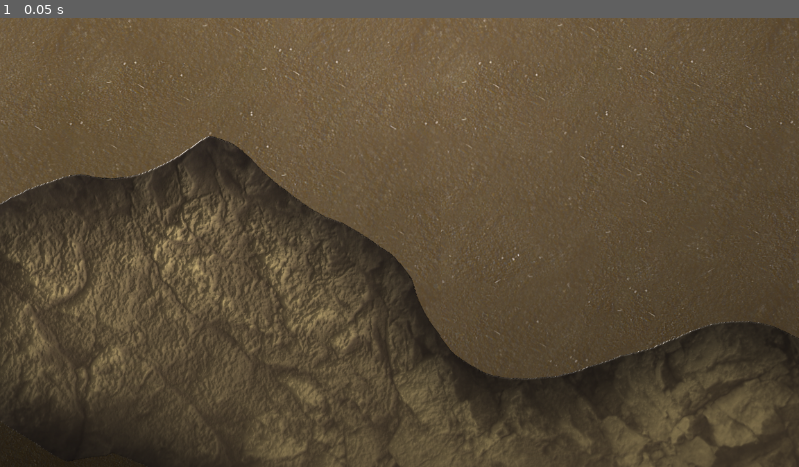
Above: before the commit, frame 1.
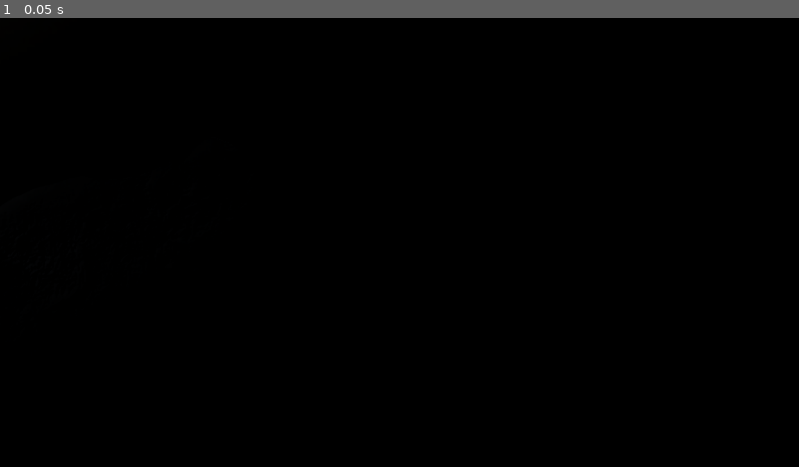
Above: after the commit, the same moment.

Repository: sageofthesevenseas/GDWJ82-Unseen
Game: Godot game, scene res://EnvTextures/TestScenery.tscn
The game is run twice, just before and just after one commit, with the same random seed, the same clock (stepped at 60 frames per second) and the same inputs. The project has no main scene, so this scene is started directly.
Inputs:
- Up to frame 1 (0.05 s): no input

The runs differ from the first frame. In frame 1, 100% of the frame differs, in the area x 0-100%, y 0-100%.

Commit message:
Lighting and Environment Changes
Changed Rock Texture
Changed Background Texture
Implemented Main Lighting Scene

Diff:
--- a/00_Scenes/StaticObjects/rock02.tscn
+++ b/00_Scenes/StaticObjects/rock02.tscn
@@ -1,19 +1,21 @@
 [gd_scene load_steps=5 format=3 uid="uid://bxfw4dap4a6ha"]
 
-[ext_resource type="Texture2D" uid="uid://b1ffe00gll3s6" path="res://EnvTextures/rock02.png" id="1_jy2i7"]
+[ext_resource type="Texture2D" uid="uid://bp03r4q5hrpro" path="res://EnvTextures/rock02a.png" id="1_jy2i7"]
 [ext_resource type="Texture2D" uid="uid://bcbd41se0rkam" path="res://EnvTextures/rock02_NM.png" id="2_u0h7v"]
 
-[sub_resource type="CanvasTexture" id="CanvasTexture_s7pyc"]
+[sub_resource type="CanvasTexture" id="CanvasTexture_u0h7v"]
 diffuse_texture = ExtResource("1_jy2i7")
 normal_texture = ExtResource("2_u0h7v")
 
 [sub_resource type="OccluderPolygon2D" id="OccluderPolygon2D_jy2i7"]
-polygon = PackedVector2Array(105, -31, 115, -27, 158, -14, 194, 3, 255, 18, 292, 30, 327, 52, 346, 69, 359, 86, 370, 106, 382, 130, 392, 144, 409, 163, 430, 180, 448, 191, 473, 204, 491, 211, 506, 215, 519, 218, 528, 225, 537, 237, 545, 250, 550, 264, 552, 281, 554, 299 …(1629 unchanged characters)…
+polygon = PackedVector2Array(105, -31, 117, -28, 158, -14, 195, 2, 254, 17, 264, 19, 288, 27, 308, 38, 328, 51, 337, 59, 346, 69, 359, 86, 370, 106, 382, 130, 392, 144, 411, 162, 430, 179, 449, 190, 474, 204, 491, 210, 506, 214, 521, 217, 528, 224, 538, 236, 545, 250, 550, 264, 552, 281, 554, 299 …(1629 unchanged characters)…
 
 [node name="Rock02" type="Node2D"]
 
 [node name="Texture" type="Sprite2D" parent="."]
-texture = SubResource("CanvasTexture_s7pyc")
+light_mask = 2
+visibility_layer = 2
+texture = SubResource("CanvasTexture_u0h7v")
 
 [node name="StaticBody2D" type="StaticBody2D" parent="Texture"]
 
--- a/EnvTextures/TestScenery.tscn
+++ b/EnvTextures/TestScenery.tscn
@@ -1,7 +1,6 @@
-[gd_scene load_steps=10 format=3 uid="uid://b66d1l1857x3g"]
-
-[ext_resource type="PackedScene" uid="uid://c0ql3ift72m6o" path="res://VFX/VFX_Sprites/backgroundTexture01.tscn" id="1_70k2p"]
-[ext_resource type="Texture2D" uid="uid://k00sde5uick7" path="res://VFX/VFX_Sprites/light00.png" id="2_1vqgh"]
+[gd_scene load_steps=9 format=3 uid="uid://b66d1l1857x3g"]
+
+[ext_resource type="PackedScene" uid="uid://dtixa5vp1ijuq" path="res://VFX/Lighting/main_light.tscn" id="1_chrnd"]
 [ext_resource type="PackedScene" uid="uid://bxfw4dap4a6ha" path="res://00_Scenes/StaticObjects/rock02.tscn" id="3_3tj0l"]
 [ext_resource type="Texture2D" uid="uid://i6ehfnl2as6i" path="res://EnvTextures/floor.png" id="4_1vqgh"]
 [ext_resource type="PackedScene" uid="uid://ccrokse2n0guf" path="res://VFX/VFX_Sprites/background_overlay.tscn" id="4_70k2p"]
@@ -1048,44 +1047,10 @@
 [node name="TestScenery" type="Node2D"]
 
 [node name="CanvasModulate" type="CanvasModulate" parent="."]
-visible = false
-position = Vector2(-523, -1406)
 color = Color(0, 0, 0, 1)
 
-[node name="Background" type="Node" parent="."]
-
-[node name="BackgroundTexture" parent="Background" instance=ExtResource("1_70k2p")]
-visible = false
-position = Vector2(778, 372)
-
-[node name="BackgroundTexture4" parent="Background" instance=ExtResource("1_70k2p")]
-visible = false
-position = Vector2(778, -1676)
-
-[node name="BackgroundTexture2" parent="Background" instance=ExtResource("1_70k2p")]
-visible = false
-position = Vector2(-1270, 372)
-
-[node name="BackgroundTexture3" parent="Background" instance=ExtResource("1_70k2p")]
-visible = false
-position = Vector2(-1270, -1676)
-
-[node name="LightTest" type="Node2D" parent="."]
-position = Vector2(301, -703)
-
-[node name="LightOverlay" type="PointLight2D" parent="LightTest"]
-energy = 4.57
-texture = ExtResource("2_1vqgh")
-texture_scale = 6.2
-height = 512.0
-
-[node name="Shadow" type="PointLight2D" parent="LightTest"]
-energy = 3.83
-blend_mode = 2
-shadow_enabled = true
-shadow_color = Color(0.427493, 0.427493, 0.427493, 0)
-texture = ExtResource("2_1vqgh")
-texture_scale = 11.38
+[node name="MainLight" parent="." instance=ExtResource("1_chrnd")]
+position = Vector2(-698, -1302)
 
 [node name="Node" type="Node" parent="."]
 
@@ -1114,8 +1079,6 @@
 
 [node name="TileMap" type="TileMap" parent="."]
 modulate = Color(0.423651, 0.423651, 0.423651, 1)
-visibility_layer = 2
-z_index = 1
 position = Vector2(122, -1153)
 rotation = -0.00108712
 tile_set = SubResource("TileSet_e2pd5")
@@ -1123,5 +1086,5 @@
 layer_0/tile_data = PackedInt32Array(-65536, 1, 0, -65535, 1, 0, -131076, 1, 0, -131075, 1, 0, -131074, 1, 0, -65537, 1 …(1685 unchanged characters)…
 
 [node name="backgroundOverlay" parent="TileMap" instance=ExtResource("4_70k2p")]
-position = Vector2(-238, 496)
+position = Vector2(-235.539, 495.744)
 scale = Vector2(4, 4)
--- /dev/null
+++ b/VFX/Lighting/main_light.tscn
@@ -0,0 +1,23 @@
+[gd_scene load_steps=2 format=3 uid="uid://dtixa5vp1ijuq"]
+
+[ext_resource type="Texture2D" uid="uid://k00sde5uick7" path="res://VFX/VFX_Sprites/light00.png" id="1_ra2yb"]
+
+[node name="MainLight" type="Node2D"]
+
+[node name="LightOverlay" type="PointLight2D" parent="."]
+energy = 5.03
+range_item_cull_mask = 2
+texture = ExtResource("1_ra2yb")
+texture_scale = 7.63
+height = 512.0
+
+[node name="Shadow" type="PointLight2D" parent="."]
+visibility_layer = 3
+z_index = 1
+energy = 4.9
+blend_mode = 2
+shadow_enabled = true
+shadow_color = Color(0, 0, 0, 1)
+shadow_filter = 2
+texture = ExtResource("1_ra2yb")
+texture_scale = 6.14
--- a/VFX/Lighting_Tests/main_light_test.tscn
+++ /dev/null
@@ -1,18 +0,0 @@
-[gd_scene load_steps=2 format=3 uid="uid://bhxcfnby388iw"]
-
-[ext_resource type="Texture2D" uid="uid://k00sde5uick7" path="res://VFX/VFX_Sprites/light00.png" id="1_tpeph"]
-
-[node name="Node2D" type="Node2D"]
-
-[node name="Light" type="PointLight2D" parent="."]
-energy = 0.86
-texture = ExtResource("1_tpeph")
-texture_scale = 2.0
-height = 1.0
-
-[node name="Shadow" type="PointLight2D" parent="."]
-energy = 2.73
-shadow_enabled = true
-texture = ExtResource("1_tpeph")
-texture_scale = 2.0
-height = 1024.0
--- a/VFX/VFX_Sprites/background_overlay.tscn
+++ b/VFX/VFX_Sprites/background_overlay.tscn
@@ -1,11 +1,14 @@
 [gd_scene load_steps=4 format=3 uid="uid://ccrokse2n0guf"]
 
 [sub_resource type="Gradient" id="Gradient_eg23k"]
-offsets = PackedFloat32Array(0, 0.837662)
-colors = PackedColorArray(0.227443, 0.166613, 0.0107074, 0.458824, 0, 0, 0, 0)
+offsets = PackedFloat32Array(0, 0.857143)
+colors = PackedColorArray(0.19, 0.19, 0.19, 0.129412, 0.11, 0.0737, 0.011, 0.745098)
 
 [sub_resource type="FastNoiseLite" id="FastNoiseLite_wxiqh"]
-frequency = 0.0017
+frequency = 0.0059
+fractal_octaves = 6
+fractal_lacunarity = 2.83
+fractal_gain = 0.895
 
 [sub_resource type="NoiseTexture2D" id="NoiseTexture2D_dmgby"]
 width = 2048
Binary file added: EnvTextures/rock02a.png
Not shown, added: EnvTextures/rock02a.png.import
